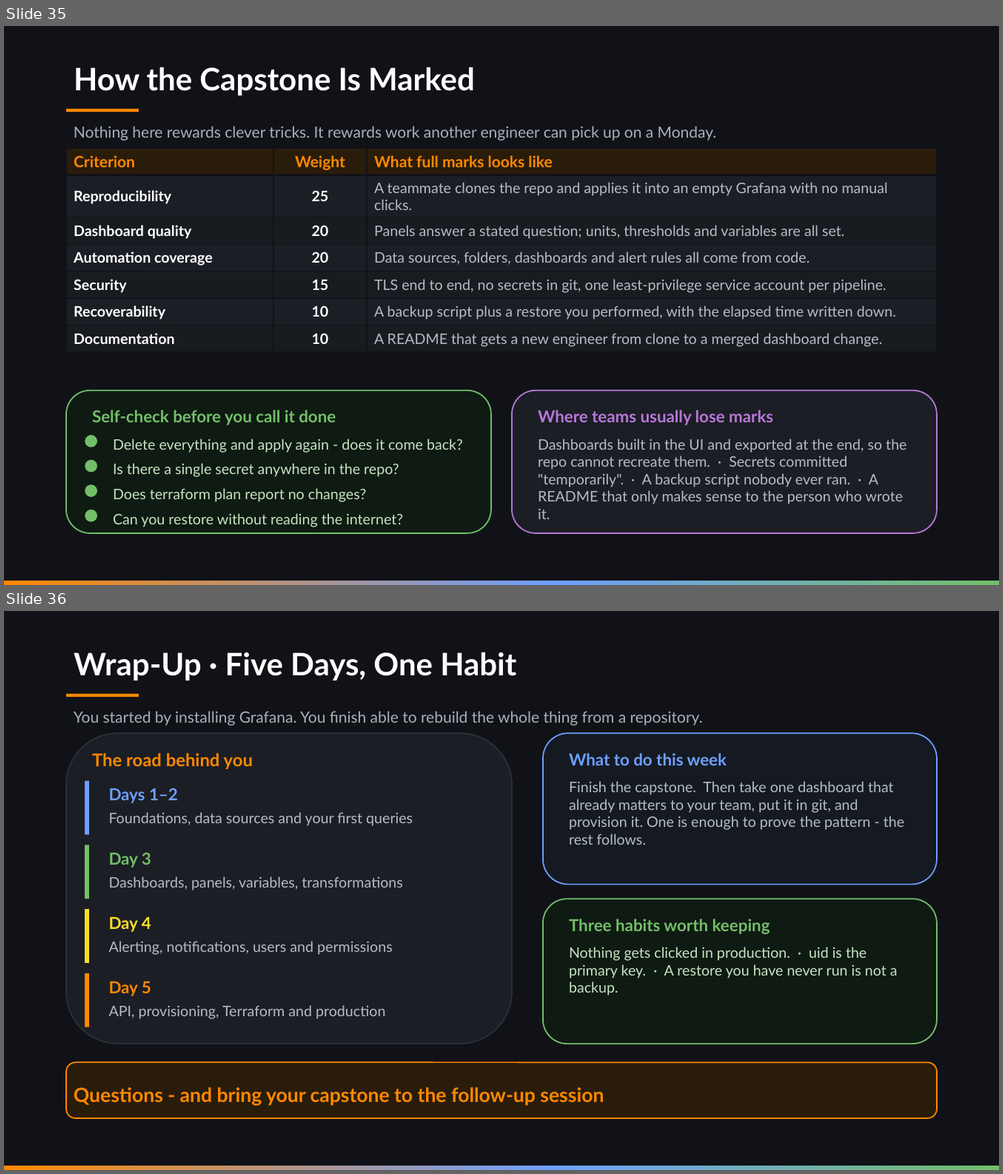
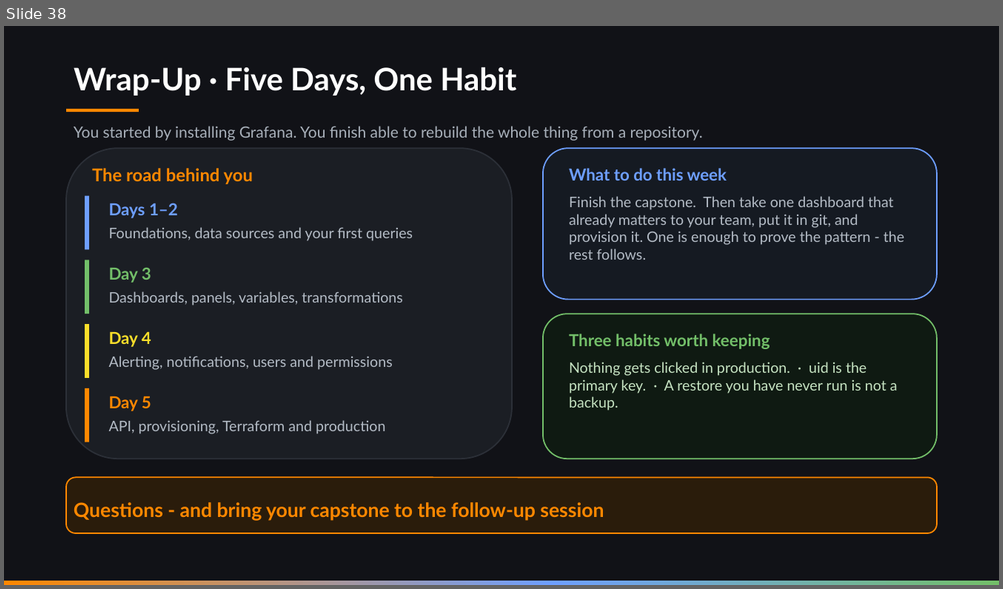
Before and after one commit to vikash-verma-profile/garfana-August-2026, a slide deck: Day-5/Day-5.pptx. Shown one above the other, each under a label of ours: slides 35 and 36 before the commit, slide 38 after it. The pictures are 1003x1174 and 1003x589 pixels, drawn with LibreOffice and Linux fonts; fonts in the diff are those of the drawing. Boxes give left, top, right and bottom in pixels: in the first picture for what was removed or moved away, otherwise in the second. Text is boxed around its words. In the diff, an @@ line names an element or a change of style, - is before the commit and + after.

```diff
--- a/Day-5/Day-5.pptx
+++ b/Day-5/Day-5.pptx
@@ slide 35 removed at [4,26,999,585], background #111217; not listed: 1 template element that a slide beside it also shows @@
@@ title removed at [74,67,475,96] @@
-How the Capstone Is Marked
@@ rectangle removed at [66,109,138,112] @@
@@ text removed at [74,126,717,141] @@
-Nothing here rewards clever tricks. It rewards work another engineer can pick up on a Monday.
@@ table removed at [66,148,936,352], 7 rows, 3 columns @@
-Criterion | Weight | What full marks looks like
-Reproducibility | 25 | A teammate clones the repo and applies it into an empty Grafana with no manual clicks.
-Dashboard quality | 20 | Panels answer a stated question; units, thresholds and variables are all set.
-Automation coverage | 20 | Data sources, folders, dashboards and alert rules all come from code.
-Security | 15 | TLS end to end, no secrets in git, one least-privilege service account per pipeline.
-Recoverability | 10 | A backup script plus a restore you performed, with the elapsed time written down.
-Documentation | 10 | A README that gets a new engineer from clone to a merged dashboard change.
@@ rounded rectangle removed at [66,391,490,534] @@
@@ rounded rectangle removed at [512,391,936,534] @@
@@ text removed at [92,410,336,426] @@
-Self-check before you call it done
@@ text removed at [538,410,773,426] @@
-Where teams usually lose marks
@@ ellipse removed at [85,436,97,449] @@
@@ text removed at [113,439,463,453] @@
-Delete everything and apply again - does it come back?
@@ text removed at [538,439,906,520] @@
-Dashboards built in the UI and exported at the end, so the repo cannot recreate them. · Secrets committed "temporarily". · A backup script nobody ever ran. · A README that only makes sense to the person who wrote it.
@@ ellipse removed at [85,460,97,473] @@
@@ text removed at [113,463,398,477] @@
-Is there a single secret anywhere in the repo?
@@ ellipse removed at [85,485,97,497] @@
@@ text removed at [113,488,366,503] @@
-Does terraform plan report no changes?
@@ ellipse removed at [85,510,97,523] @@
@@ text removed at [113,514,403,528] @@
-Can you restore without reading the internet?
@@ what was slide 36 is now slide 38 @@
```
Also in this commit, not shown: 4 slides added, 1 other slide removed, 28 other files.
